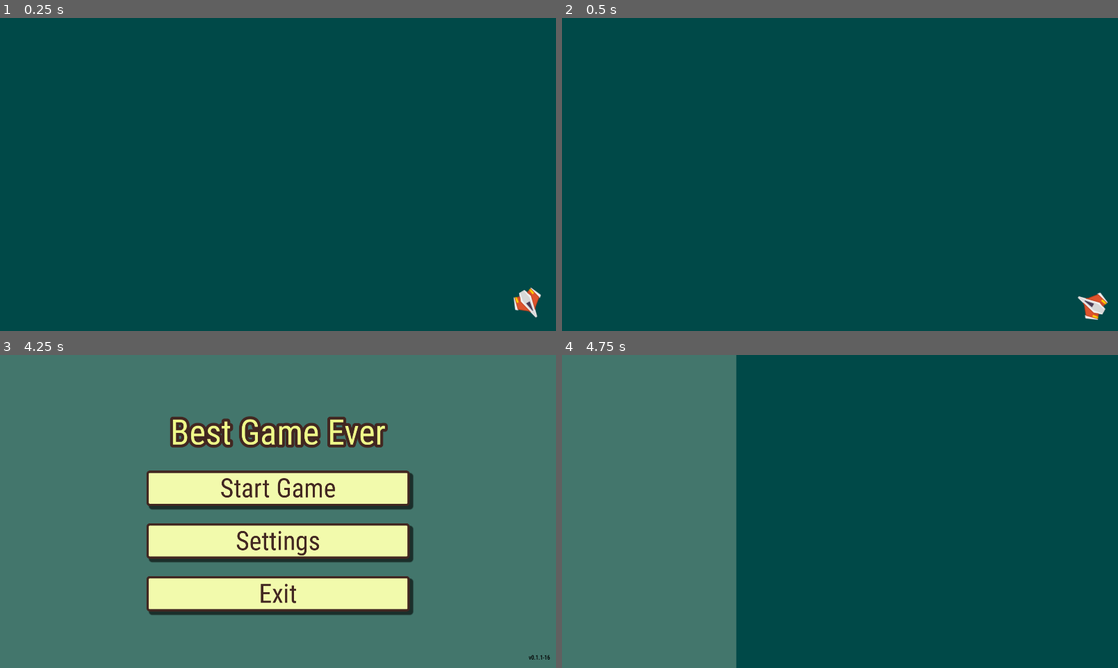
Above: before the commit, frames 1-4 (two rows, left to right).
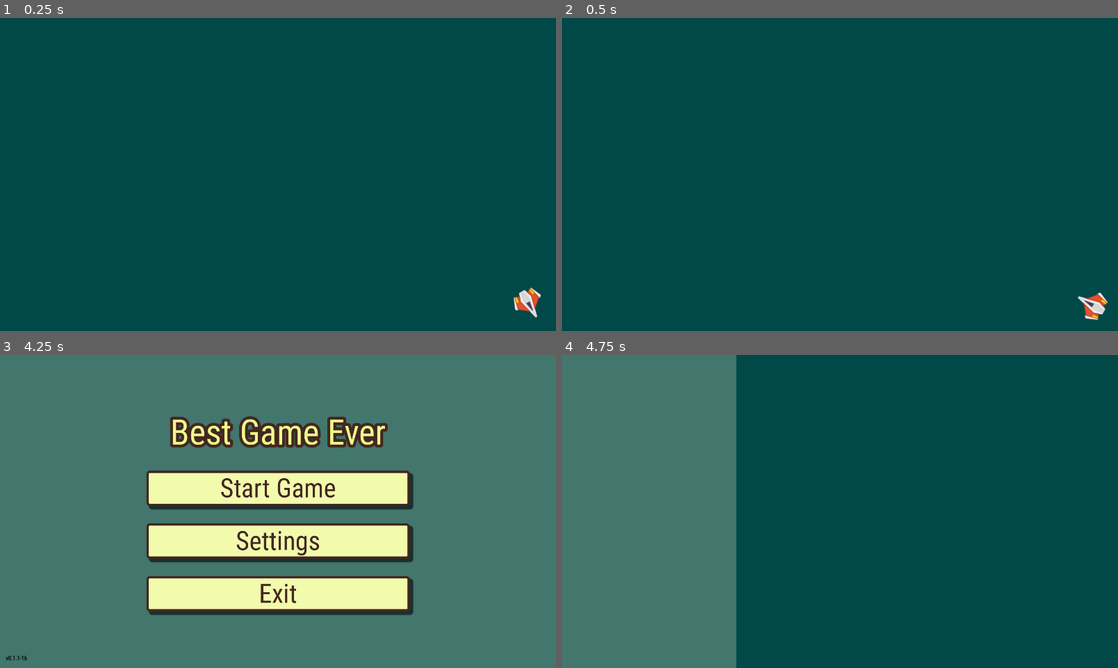
Above: after the commit, the same moments.

Repository: fernandogcat/preludium
Game: Godot game, scene res://game_entrypoint.tscn
Same seed, same stepped clock (60 frames per second), same inputs: the game is played once before the commit and once after it.
Inputs (mouse positions are in pixels of both pictures, inside the frame that each line leads up to):
- Up to frame 1 (0.25 s): no input
- Up to frame 2 (0.5 s): no input
- Up to frame 3 (4.25 s): tap Enter at 0.5 s; move the mouse to (400, 495) at 0.52 s; hold D (right) 0.53-1.25 s; tap Space (shoot) at 0.6, 2 s; click (400, 495) at 0.67 s; drag from (166, 527) to (250, 574) at 1.27 s; move the mouse to (333, 442) at 2.02 s; hold D (right) 2.03-2.75 s; tap Alt at 2.1 s; click "Pause" at 2.75 s; click "Main Menu" at 3.5 s
- Up to frame 4 (4.75 s): click "Start Game" at 4.25 s

Frames 1-2 are identical in both runs. In frame 3, less than 0.1% of the frame differs, in the area x 1-99%, y 95-98%; in frame 4, nothing differs.

Commit message:
🩹 Align version label to left

Diff:
--- a/Components/UI/Screens/MainMenuScreen/main_menu_screen.tscn
+++ b/Components/UI/Screens/MainMenuScreen/main_menu_screen.tscn
@@ -63,21 +63,19 @@
 [node name="VersionLabel" type="Label" parent="."]
 unique_name_in_owner = true
 layout_mode = 1
-anchors_preset = 3
-anchor_left = 1.0
+anchors_preset = 2
 anchor_top = 1.0
-anchor_right = 1.0
 anchor_bottom = 1.0
-offset_left = -80.0
+offset_left = 20.0
 offset_top = -48.0
-offset_right = -20.0
+offset_right = 80.0
 offset_bottom = -20.0
-grow_horizontal = 0
 grow_vertical = 0
 theme_override_colors/font_color = Color(0, 0, 0, 1)
 theme_override_constants/outline_size = 0
 theme_override_font_sizes/font_size = 20
 text = "vX.X.X"
+vertical_alignment = 1
 
 [node name="SettingsModalScreen" parent="." instance=ExtResource("2_128ot")]
 unique_name_in_owner = true
